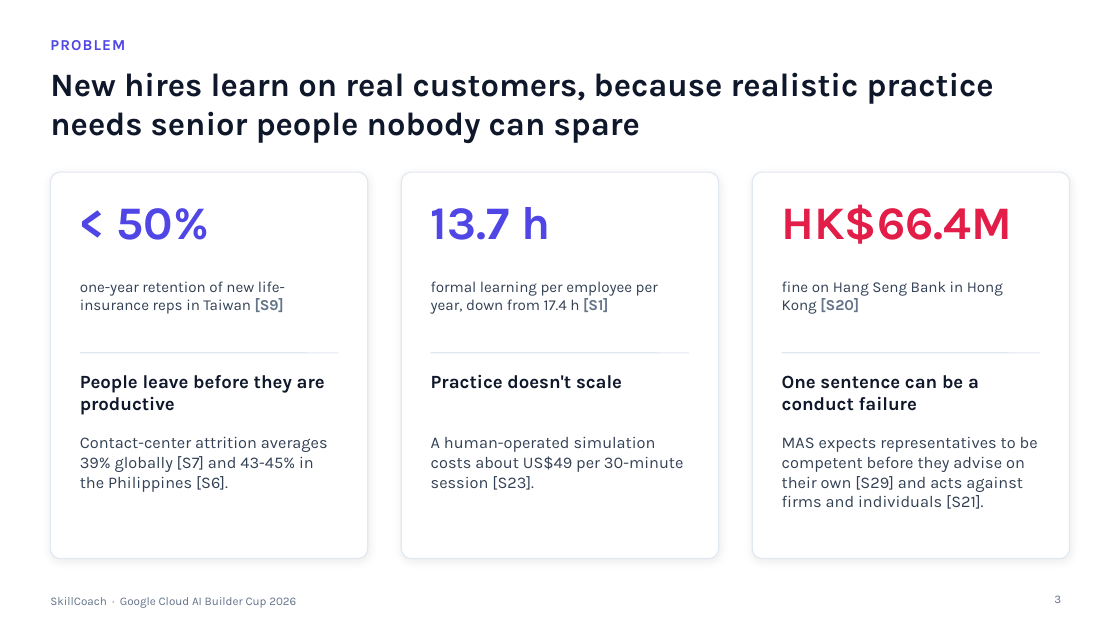
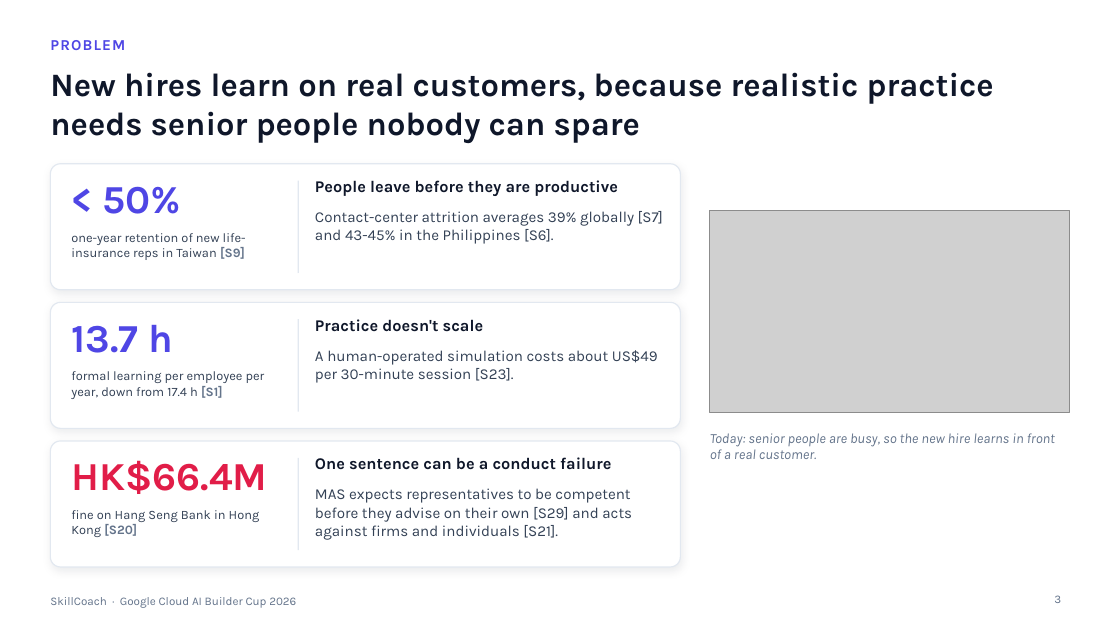
Before and after one commit to jease0502/SkillCoach-AIBC, a slide deck: slide 3 of media/SkillCoach_Deck.pptx. Drawn at 1120x630 pixels with LibreOffice and Linux fonts; fonts in the diff are those of the drawing; grey boxes stand for pictures. Boxes give left, top, right and bottom in pixels: in the first picture for what was removed or moved away, otherwise in the second. Text is boxed around its words. In the diff, an @@ line names an element or a change of style, - is before the commit and + after.

```diff
--- a/media/SkillCoach_Deck.pptx
+++ b/media/SkillCoach_Deck.pptx
@@ rounded rectangle: place and size @@
-rounded rectangle at box(50, 172, 368, 559)
+rounded rectangle at box(50, 164, 681, 290)
@@ text "< 50%": place and size @@
-text "< 50%" at box(117, 208, 209, 240)
+text "< 50%" at box(103, 186, 181, 214)
@@ text "People leave before they are ...": place and size @@
-text "People leave before they are ..." at box(80, 375, 325, 415)
+text "People leave before they are ..." at box(315, 180, 618, 196)
@@ line moved from (80, 353) - (339, 353) to (298, 181) - (298, 273) @@
@@ text "Contact-center attrition averages 39% globally ...": place and size @@
-text "Contact-center attrition averages 39% globally ..." at box(80, 437, 328, 492)
+text "Contact-center attrition averages 39% globally ..." at box(315, 211, 663, 244)
@@ text "one-year retention of new life-insurance ...": place and size @@
-text "one-year retention of new life-insurance ..." at box(80, 281, 285, 314)
+text "one-year retention of new life-insurance ..." at box(71, 233, 246, 260)
@@ picture added at box(710, 210, 1070, 413) @@
@@ rounded rectangle: place and size @@
-rounded rectangle at box(402, 172, 719, 559)
+rounded rectangle at box(50, 302, 681, 429)
@@ text "13.7 h": place and size @@
-text "13.7 h" at box(431, 207, 550, 240)
+text "13.7 h" at box(71, 325, 173, 353)
@@ line moved from (431, 353) - (690, 353) to (298, 319) - (298, 412) @@
@@ text "Practice doesn't scale": place and size @@
-text "Practice doesn't scale" at box(431, 374, 622, 389)
+text "Practice doesn't scale" at box(315, 319, 483, 332)
@@ text "A human-operated simulation costs about ...": place and size @@
-text "A human-operated simulation costs about ..." at box(431, 437, 684, 490)
+text "A human-operated simulation costs about ..." at box(315, 350, 658, 383)
@@ text "formal learning per employee per ...": place and size @@
-text "formal learning per employee per ..." at box(431, 281, 658, 314)
+text "formal learning per employee per ..." at box(71, 371, 265, 399)
@@ proportions changed in 3 elements at box(50, 302, 681, 429), box(50, 164, 681, 290), box(50, 441, 681, 567) @@
@@ rounded rectangle: place and size @@
-rounded rectangle at box(753, 172, 1070, 559)
+rounded rectangle at box(50, 441, 681, 567)
@@ text added at box(710, 433, 1055, 459), 12 pt, text #64748B, italic @@
+Today: senior people are busy, so the new hire learns in front of a real customer.
@@ size 40 to 34 pt in 3 elements at box(103, 186, 181, 214), box(71, 325, 173, 353), box(71, 460, 267, 494) @@
@@ text "HK$66.4M": place and size @@
-text "HK$66.4M" at box(782, 204, 1013, 244)
+text "HK$66.4M" at box(71, 460, 267, 494)
@@ line moved from (782, 353) - (1040, 353) to (298, 458) - (298, 550) @@
@@ size 16 to 14 pt in 3 elements at box(315, 319, 483, 332), box(315, 180, 618, 196), box(315, 457, 611, 470) @@
@@ text "One sentence can be a ...": place and size @@
-text "One sentence can be a ..." at box(782, 375, 979, 411)
+text "One sentence can be a ..." at box(315, 457, 611, 470)
@@ size 13 to 11 pt in 3 elements at box(71, 233, 246, 260), box(71, 371, 265, 399), box(71, 510, 260, 537) @@
@@ text "fine on Hang Seng Bank ...": place and size @@
-text "fine on Hang Seng Bank ..." at box(782, 281, 1003, 314)
+text "fine on Hang Seng Bank ..." at box(71, 510, 260, 537)
@@ size 14 to 13 pt in 3 elements at box(315, 350, 658, 383), box(315, 211, 663, 244), box(315, 488, 632, 540) @@
@@ text "MAS expects representatives to be ...": place and size @@
-text "MAS expects representatives to be ..." at box(782, 437, 1038, 509)
+text "MAS expects representatives to be ..." at box(315, 488, 632, 540)
```
Also in this commit, not shown: 1 other file.
